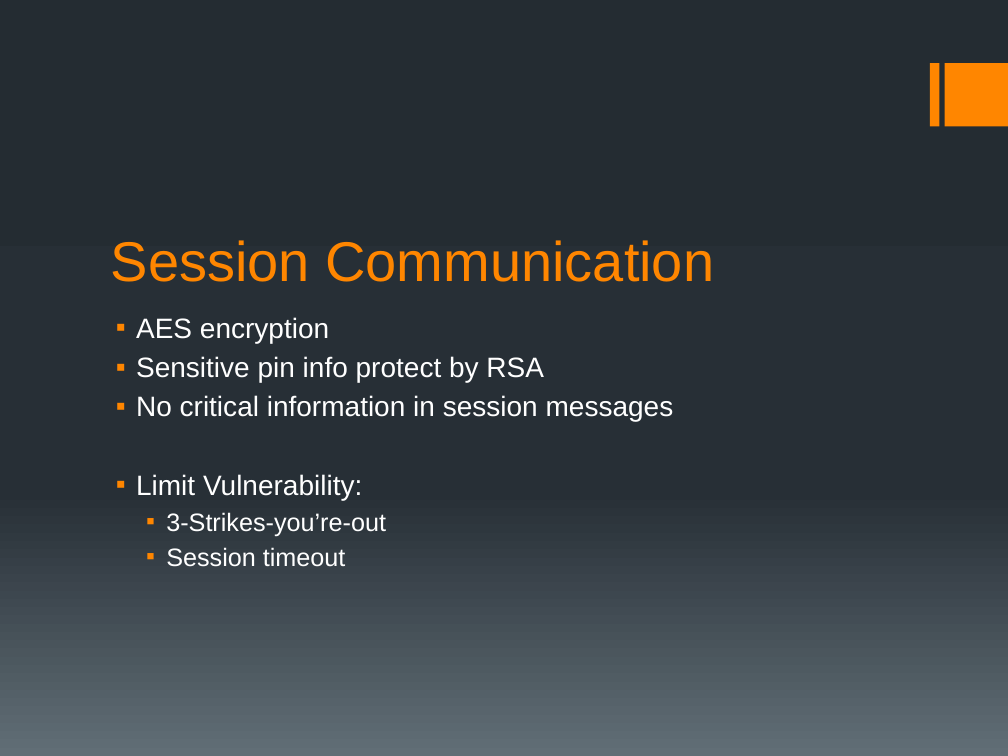
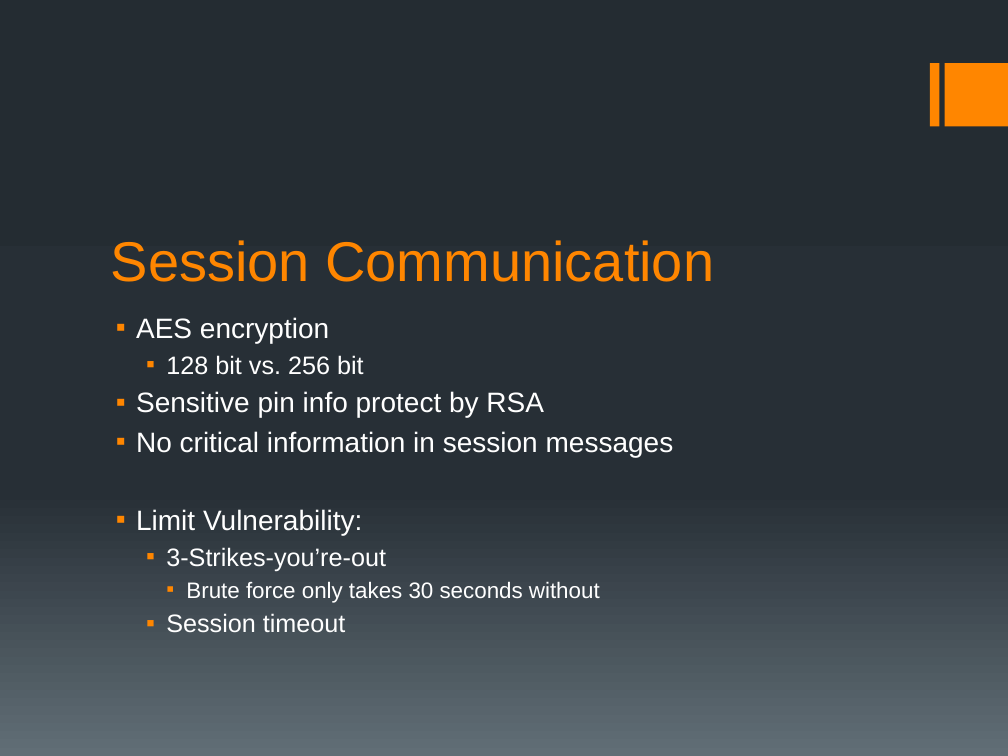
Before and after one commit to avr6130/ATM-BANK, a slide deck: slide 20 of deliverables/G2 Bank and ATM System.pptx. Drawn at 1008x756 pixels with LibreOffice and Linux fonts; fonts in the diff are those of the drawing. Boxes give left, top, right and bottom in pixels: in the first picture for what was removed or moved away, otherwise in the second. Text is boxed around its words. In the diff, an @@ line names an element or a change of style, - is before the commit and + after.

```diff
--- a/deliverables/G2 Bank and ATM System.pptx
+++ b/deliverables/G2 Bank and ATM System.pptx
@@ text at (166,355,364,375): paragraph added @@
+  ▪ 128 bit vs. 256 bit
@@ text at (186,582,600,603): paragraph added @@
+    ▪ Brute force only takes 30 seconds without
```
Also in this commit, not shown: 4 other slides changed, 1 slide removed, 1 other file.
